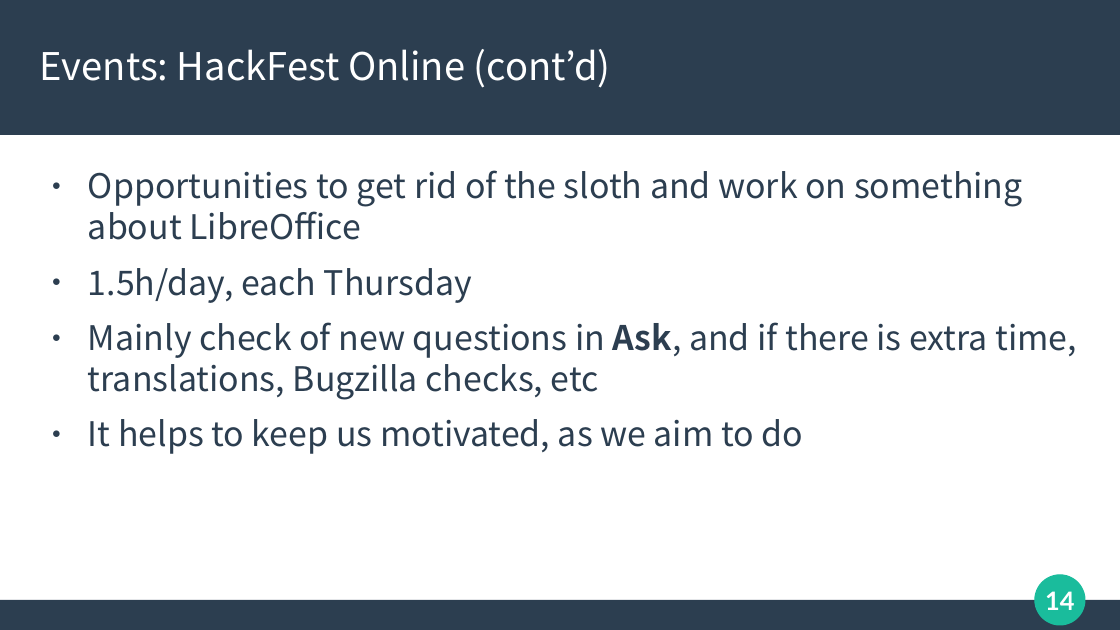
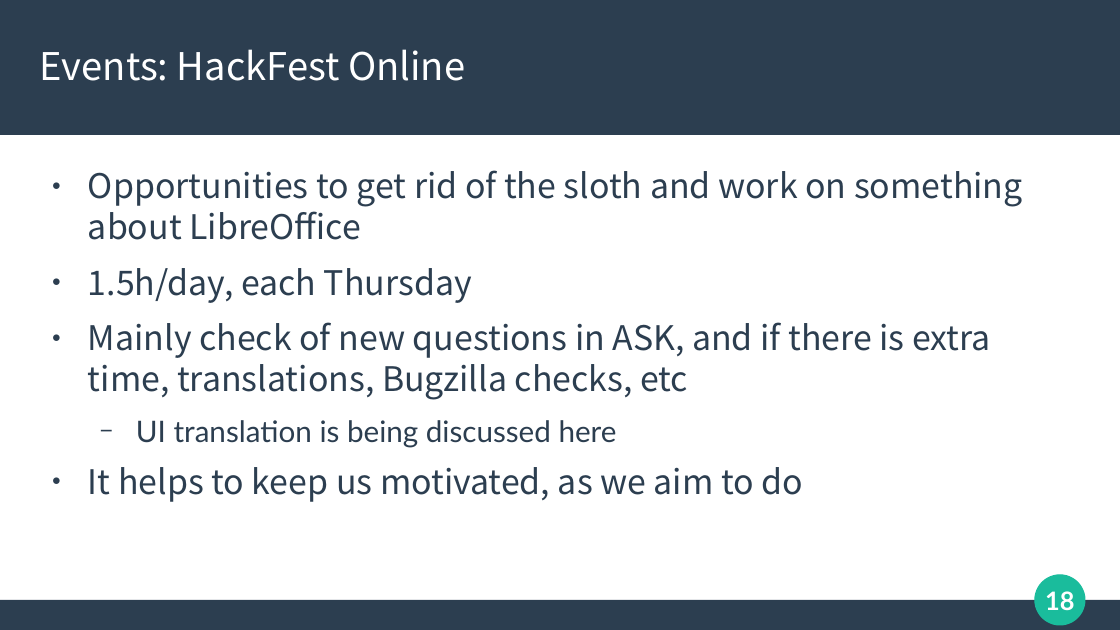
Before and after one commit to naruoga/presentations, a slide deck: slide 18 of 20231008-LOUCA2023-LibO-Japanese-Activities.odp (slide 14 before the commit). Drawn at 1120x630 pixels with LibreOffice and Linux fonts; fonts in the diff are those of the drawing. Boxes give left, top, right and bottom in pixels: in the first picture for what was removed or moved away, otherwise in the second. Text is boxed around its words. In the diff, an @@ line names an element or a change of style, - is before the commit and + after.

```diff
--- a/20231008-LOUCA2023-LibO-Japanese-Activities.odp
+++ b/20231008-LOUCA2023-LibO-Japanese-Activities.odp
@@ title at box(40, 49, 465, 81): text changed @@
-Events: HackFest Online (cont’d)
+Events: HackFest Online
@@ text at box(88, 322, 990, 448): text changed @@
-● Mainly check of new questions in Ask, and if there is extra time, translations, Bugzilla checks, etc
+● Mainly check of new questions in ASK, and if there is extra time, translations, Bugzilla checks, etc
+  − UI translation is being discussed here
@@ page number at box(1045, 591, 1074, 610): text changed @@
-14
+18
```
Also in this commit, not shown: 9 other slides changed, 9 slides added.
